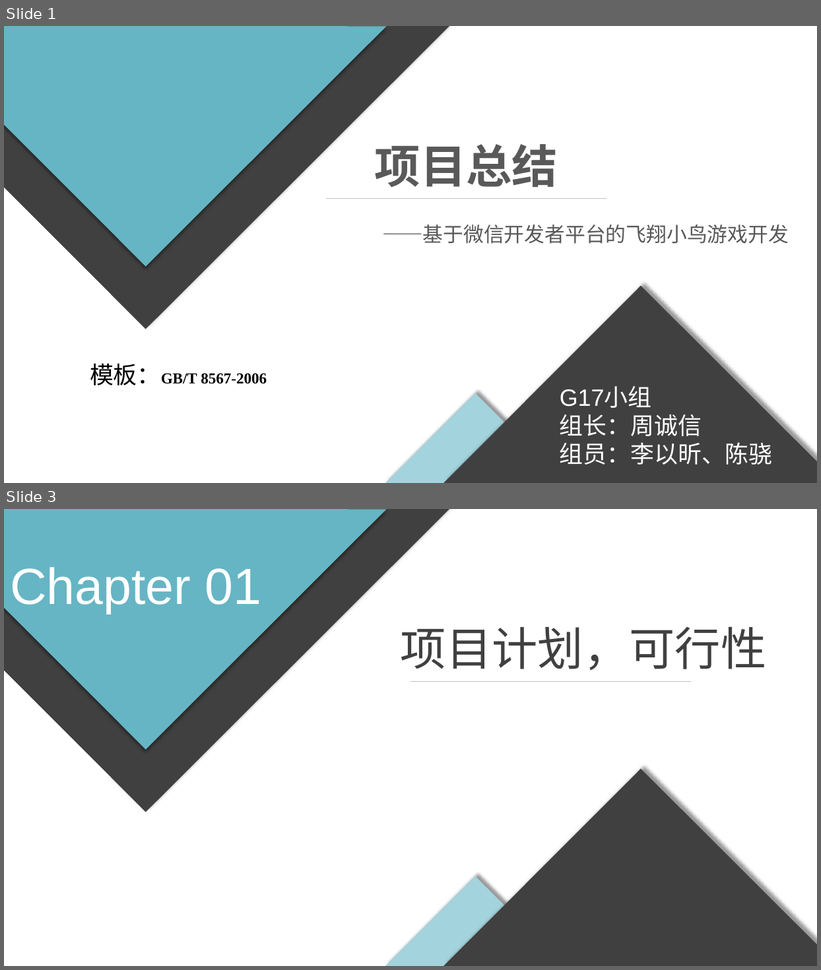
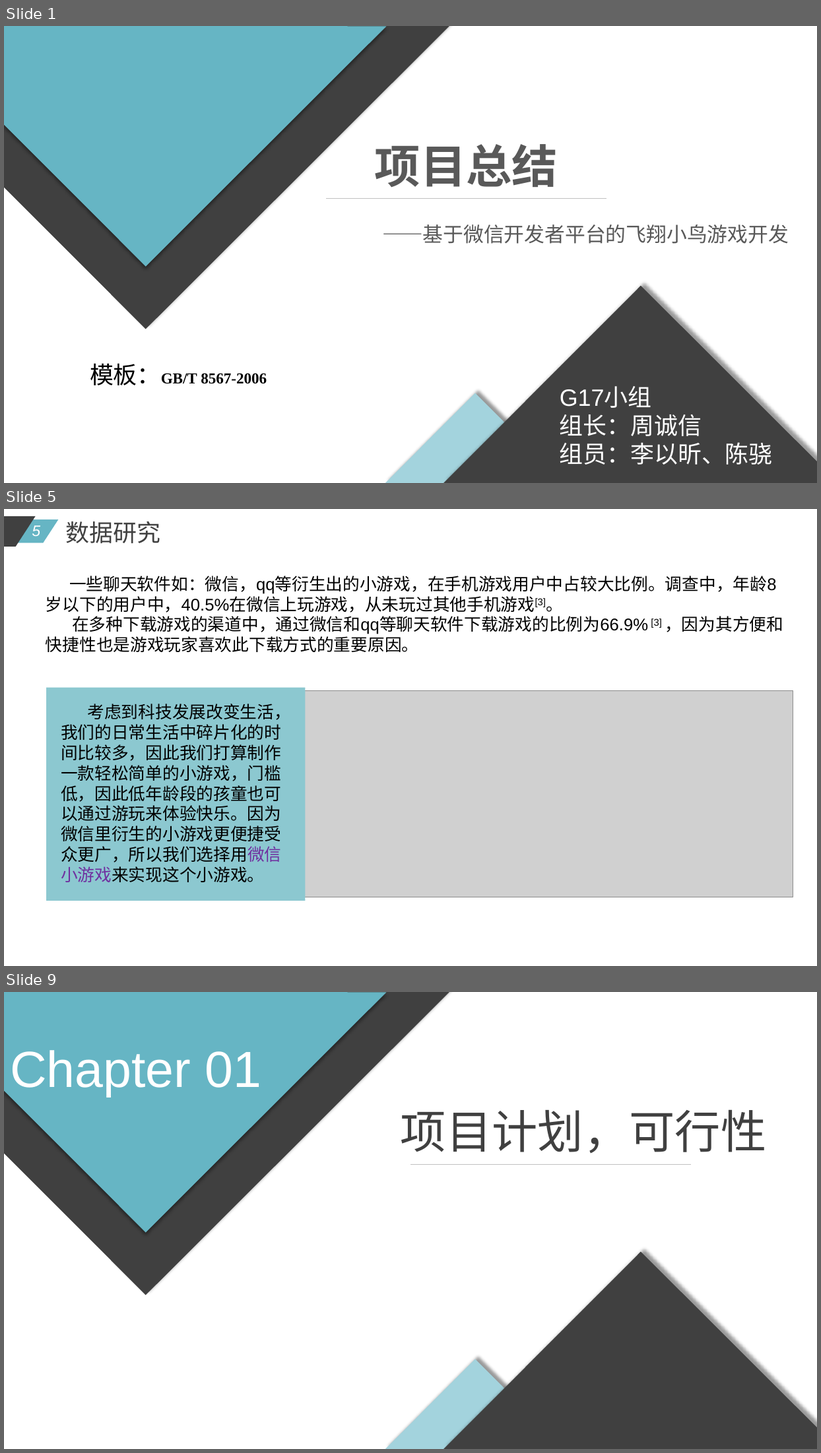
Before and after one commit to diligentsun/new-flappy-bird, a slide deck: 项目总结/项目总结.pptx. Shown one above the other, each under a label of ours: slides 1 and 3 before the commit, slides 1, 5 and 9 after it; the slides between them are not shown. The pictures are 821x970 and 821x1453 pixels, drawn with LibreOffice and Linux fonts; fonts in the diff are those of the drawing; grey boxes stand for pictures. Boxes give left, top, right and bottom in pixels: in the first picture for what was removed or moved away, otherwise in the second. Text is boxed around its words. In the diff, an @@ line names an element or a change of style, - is before the commit and + after.

```diff
--- a/项目总结/项目总结.pptx
+++ b/项目总结/项目总结.pptx
@@ slide 5 added at (4, 509, 817, 966), background #FFFFFF @@
@@ parallelogram added at (4, 520, 58, 543), fill #66B5C4 @@
@@ parallelogram added at (4, 516, 36, 547), fill #404040 @@
@@ page number added at (32, 525, 40, 536), 18 pt, text #FFFFFF, italic @@
+5
@@ text added at (65, 521, 160, 543), 28 pt, text #404040 @@
+数据研究
@@ text added at (46, 576, 783, 652), 20 pt, text #000000 @@
+一些聊天软件如：微信，qq等衍生出的小游戏，在手机游戏用户中占较大比例。调查中，年龄8岁以下的用户中，40.5%在微信上玩游戏，从未玩过其他手机游戏[3]。
+在多种下载游戏的渠道中，通过微信和qq等聊天软件下载游戏的比例为66.9% [3] ，因为其方便和快捷性也是游戏玩家喜欢此下载方式的重要原因。
@@ rectangle added at (47, 688, 306, 901), fill #8CC8D0 @@
@@ text added at (61, 704, 290, 883), 20 pt, text #000000 @@
+考虑到科技发展改变生活，我们的日常生活中碎片化的时间比较多，因此我们打算制作一款轻松简单的小游戏，门槛低，因此低年龄段的孩童也可以通过游玩来体验快乐。因为微信里衍生的小游戏更便捷受众更广，所以我们选择用微信小游戏来实现这个小游戏。
@@ picture added at (304, 691, 793, 898) @@
@@ what was slide 3 is now slide 9 @@
```
Also in this commit, not shown: 1 slide changed, 5 other slides added, 4 other files.
